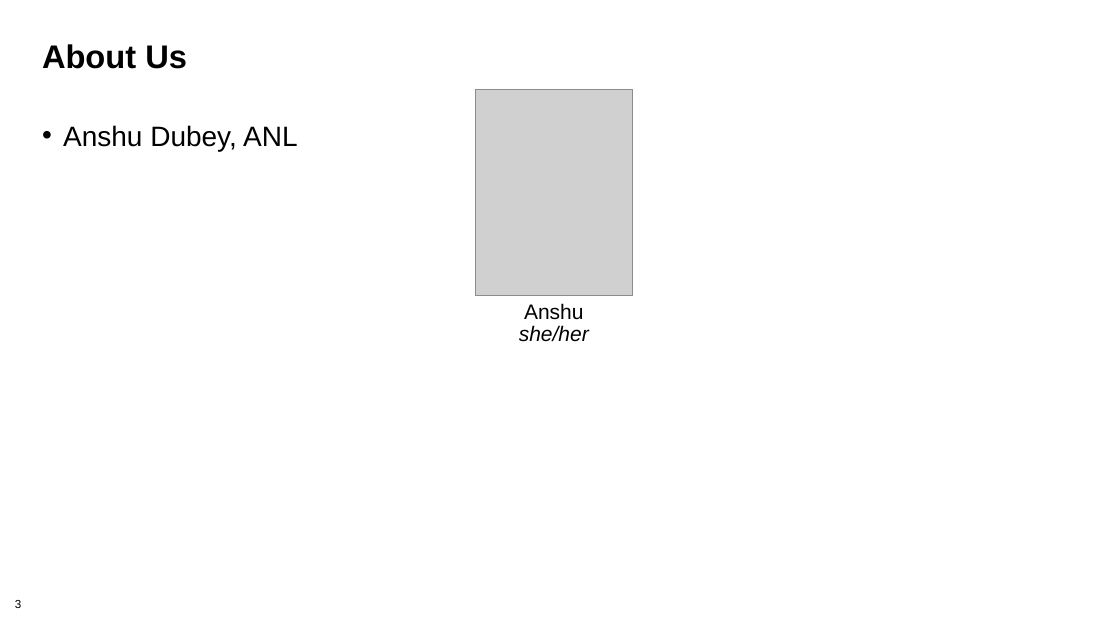
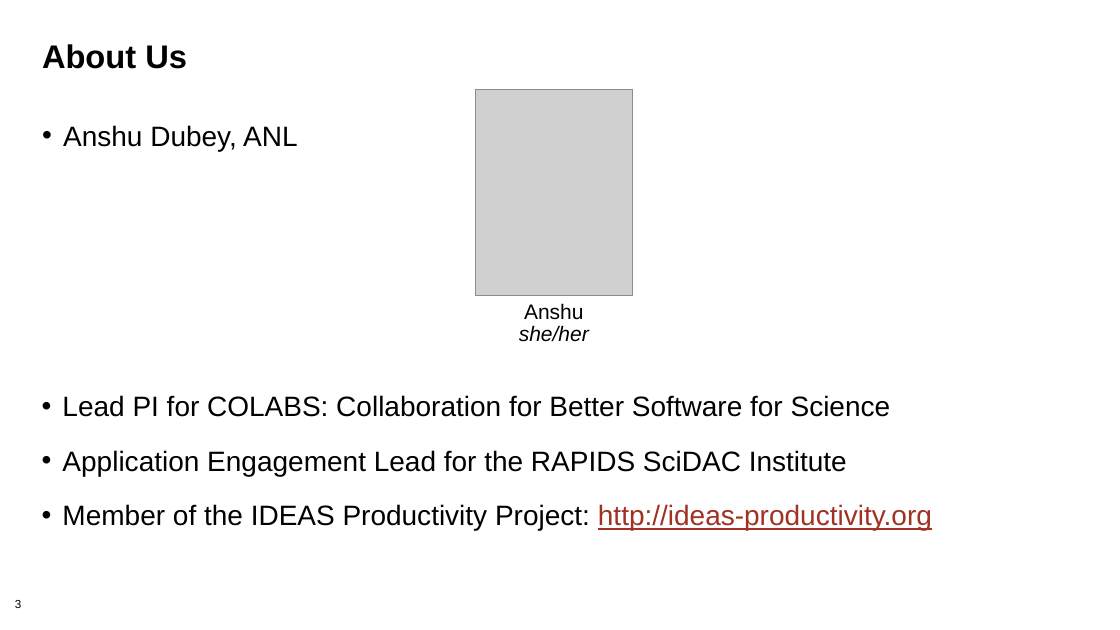
Before and after one commit to bssw-tutorial/presentations, a slide deck: slide 3 of intro-a.pptx. Drawn at 1120x630 pixels with LibreOffice and Linux fonts; fonts in the diff are those of the drawing; grey boxes stand for pictures. Boxes give left, top, right and bottom in pixels: in the first picture for what was removed or moved away, otherwise in the second. Text is boxed around its words. In the diff, an @@ line names an element or a change of style, - is before the commit and + after.

```diff
--- a/intro-a.pptx
+++ b/intro-a.pptx
@@ text added at bbox=[62, 395, 932, 531], 24 pt, text #000000 @@
+• Lead PI for COLABS: Collaboration for Better Software for Science
+• Application Engagement Lead for the RAPIDS SciDAC Institute
+• Member of the IDEAS Productivity Project: http://ideas-productivity.org
```
Also in this commit, not shown: 2 other slides changed, 5 other files.
